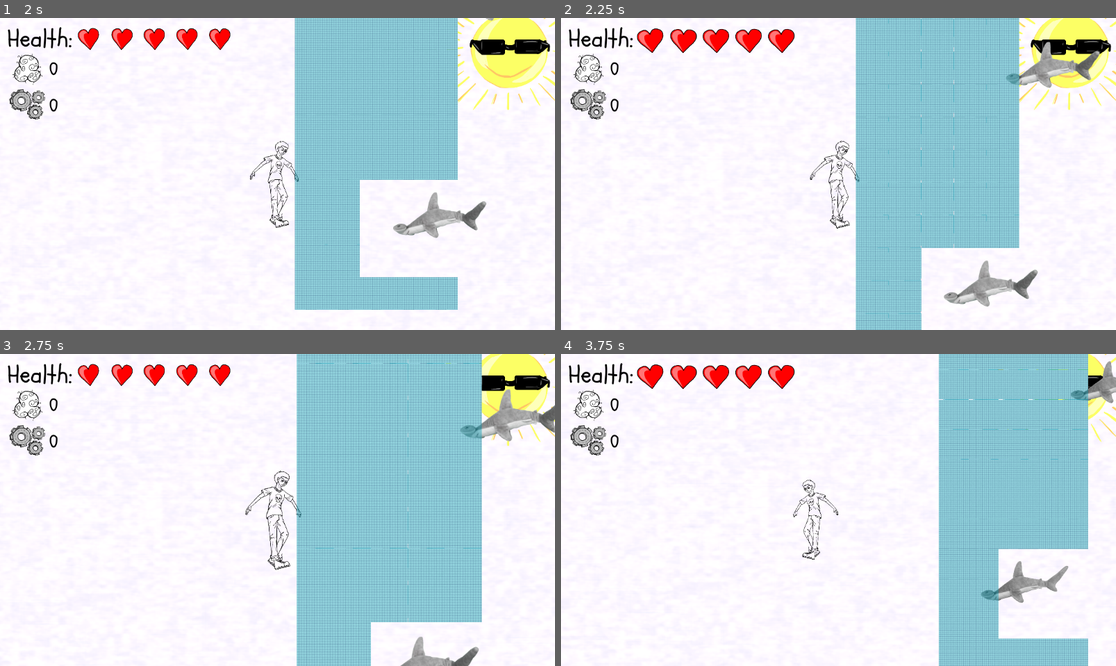
Above: before the commit, frames 1-4 (two rows, left to right).
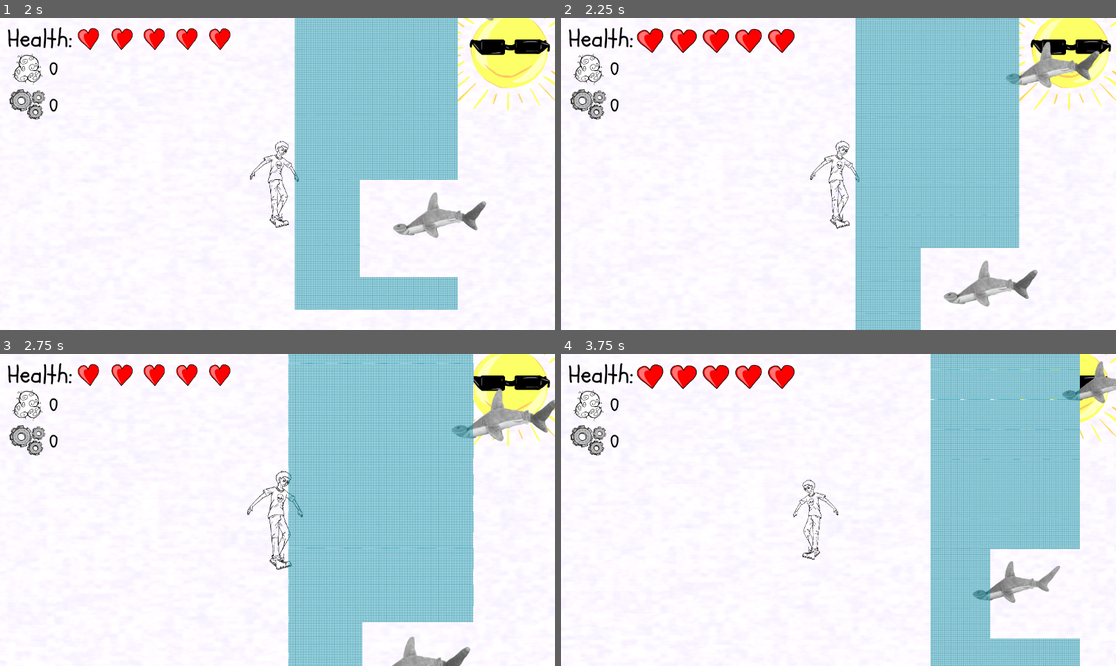
Above: after the commit, the same moments.

Repository: asger-finding/ddu-syds-droemmerejse
Game: Godot game, scene res://Root.tscn
The game is run twice, just before and just after one commit, with the same random seed, the same clock (stepped at 60 frames per second) and the same inputs.
Inputs:
- Up to frame 1 (2 s): tap Enter (ui_accept) at 0.5, 0.6, 0.77, 1.07, 1.52, 1.55, 1.82 s; hold Right (ui_right) 0.53-1.28 s; hold Down (ui_down) from 1.28 s (still down); tap X (Punch) at 1.35 s
- Up to frame 2 (2.25 s): release Down (ui_down) at 2.03 s; hold Right (ui_right) from 2.03 s (still down); tap Enter (ui_accept) at 2.1 s
- Up to frame 3 (2.75 s): keep holding Right (ui_right)
- Up to frame 4 (3.75 s): release Right (ui_right) at 2.78 s; hold Up (ui_up) 2.78-3.53 s; tap X (Punch) at 2.85 s; tap Enter (ui_accept) at 3.02, 3.05, 3.32, 3.6 s; hold Left (ui_left) from 3.53 s (still down)

Frame 1 is identical in both runs. In frame 2, 0.5% of the frame differs, in the area x 44-98%, y 0-100%; in frame 3, 6.6%, in the area x 44-100%, y 0-100%; in frame 4, 4.2%.

Commit message:
fix: continue roll during tunnel fix: have double jump during fall

Diff:
--- a/game/Scenes/World.tscn
+++ b/game/Scenes/World.tscn
@@ -163,11 +163,19 @@
 one_way_collision_margin = 0.0
 debug_color = Color(0.735591, 1.63645e-06, 0.425898, 0.42)
 
+[node name="WallRayLeft" type="RayCast2D" parent="Interactability/Player"]
+position = Vector2(-2.59961, 0)
+scale = Vector2(1, 1)
+target_position = Vector2(-30, 0)
+
 [node name="WallRayRight" type="RayCast2D" parent="Interactability/Player"]
+position = Vector2(-2.6, 0)
 target_position = Vector2(30, 0)
 
-[node name="WallRayLeft" type="RayCast2D" parent="Interactability/Player"]
-target_position = Vector2(-30, 0)
+[node name="WallRayTop" type="RayCast2D" parent="Interactability/Player"]
+position = Vector2(-2.6, 30)
+scale = Vector2(1, 1)
+target_position = Vector2(0, -68)
 
 [node name="Enemy" parent="Interactability" instance=ExtResource("18_irg3d")]
 position = Vector2(606, -1058)
@@ -467,6 +475,7 @@
 [node name="Scrap37" parent="." instance=ExtResource("20_n1aqv")]
 position = Vector2(16831, -5020)
 
+[connection signal="animation_changed" from="Interactability/Player/PlayerSprite" to="Interactability/Player" method="_on_player_sprite_animation_changed"]
 [connection signal="animation_finished" from="Interactability/Player/PlayerSprite" to="Interactability/Player" method="_on_animated_sprite_2d_animation_finished"]
 [connection signal="body_entered" from="Interactability/Player/PlayerSprite/Punch" to="Interactability/Player" method="_on_punch_body_entered"]
 [connection signal="body_exited" from="Interactability/Player/PlayerSprite/Punch" to="Interactability/Player" method="_on_punch_body_exited"]
--- a/game/Scripts/Player.gd
+++ b/game/Scripts/Player.gd
@@ -19,6 +19,7 @@
 @onready var _punch_hitbox: CollisionShape2D = $PlayerSprite/Punch/PunchHitbox
 @onready var _wall_ray_left: RayCast2D = $WallRayLeft
 @onready var _wall_ray_right: RayCast2D = $WallRayRight
+@onready var _wall_ray_top: RayCast2D = $WallRayTop
 
 # Player constants
 const HEALTH := 5
@@ -119,6 +120,8 @@
 	if Input.is_action_just_pressed("ui_down"):
 		_start_roll()
 		return
+	else:
+		_stop_roll()
 
 	if Input.is_action_pressed("ui_right"):
 		_animated_sprite.speed_scale *= 1.6 + abs(velocity.x) / TOP_SPEED
@@ -188,7 +191,7 @@
 
 func _handle_jump() -> void:
 	if Input.is_action_just_pressed("ui_up") or Input.is_action_just_pressed("ui_accept"):
-		if is_on_floor() or jump_count < MAX_JUMPS:
+		if jump_count < MAX_JUMPS:
 			velocity.y = -JUMP_VELOCITY
 			jump_count += 1
 			is_rolling = false
@@ -199,10 +202,19 @@
 
 func _start_roll() -> void:
 	is_rolling = true
-	_animated_sprite.play("Roll")
 
 	_standing_collision.disabled = true
 	_rolling_collision.disabled = false
+
+	_animated_sprite.play("Roll")
+
+func _stop_roll() -> void:
+	is_rolling = false
+
+	_standing_collision.disabled = false
+	_rolling_collision.disabled = true
+
+	_animated_sprite.play("Idle")
 
 func _handle_horizontal_movement(delta: float) -> void:
 	var direction := Input.get_axis("ui_left", "ui_right")
@@ -271,10 +283,10 @@
 func _on_animated_sprite_2d_animation_finished() -> void:
 	match _animated_sprite.animation:
 		"Roll":
-			is_rolling = false
-			_standing_collision.disabled = false
-			_rolling_collision.disabled = true
-			_animated_sprite.play("Idle")
+			if is_rolling and _wall_ray_top and _wall_ray_top.is_colliding():
+				_animated_sprite.play("Roll")
+			else:
+				_stop_roll()
 		"Punch":
 			is_punching = false
 			_punch_hitbox.disabled = true
